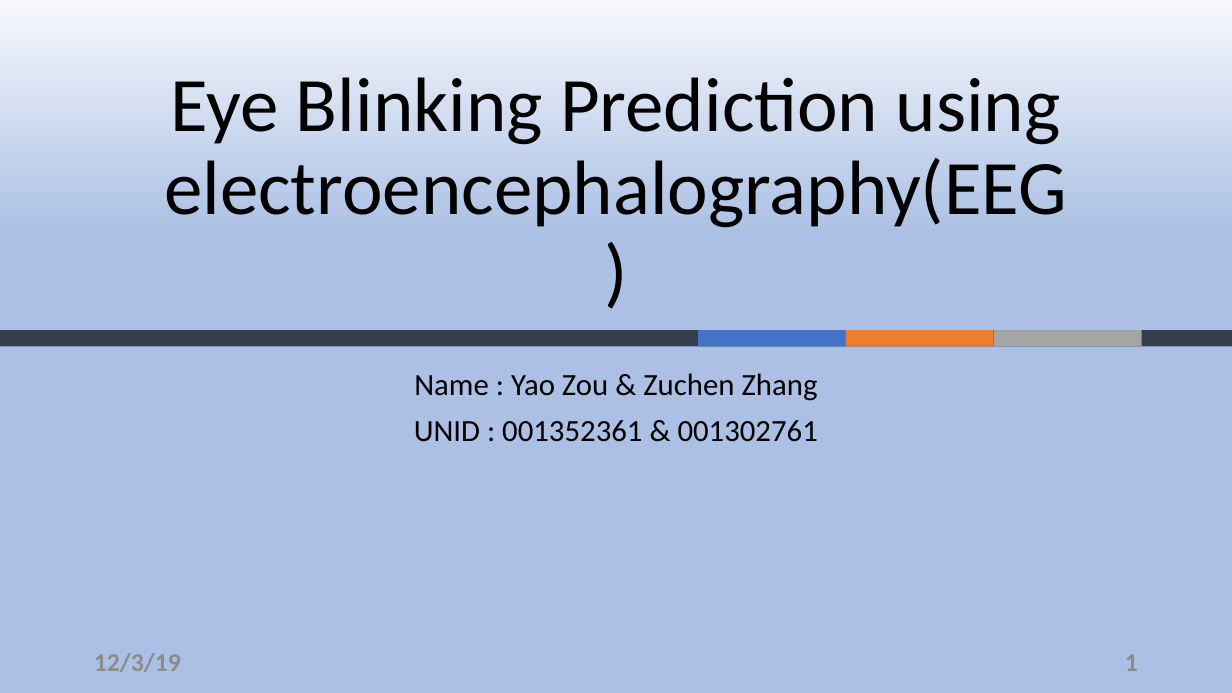
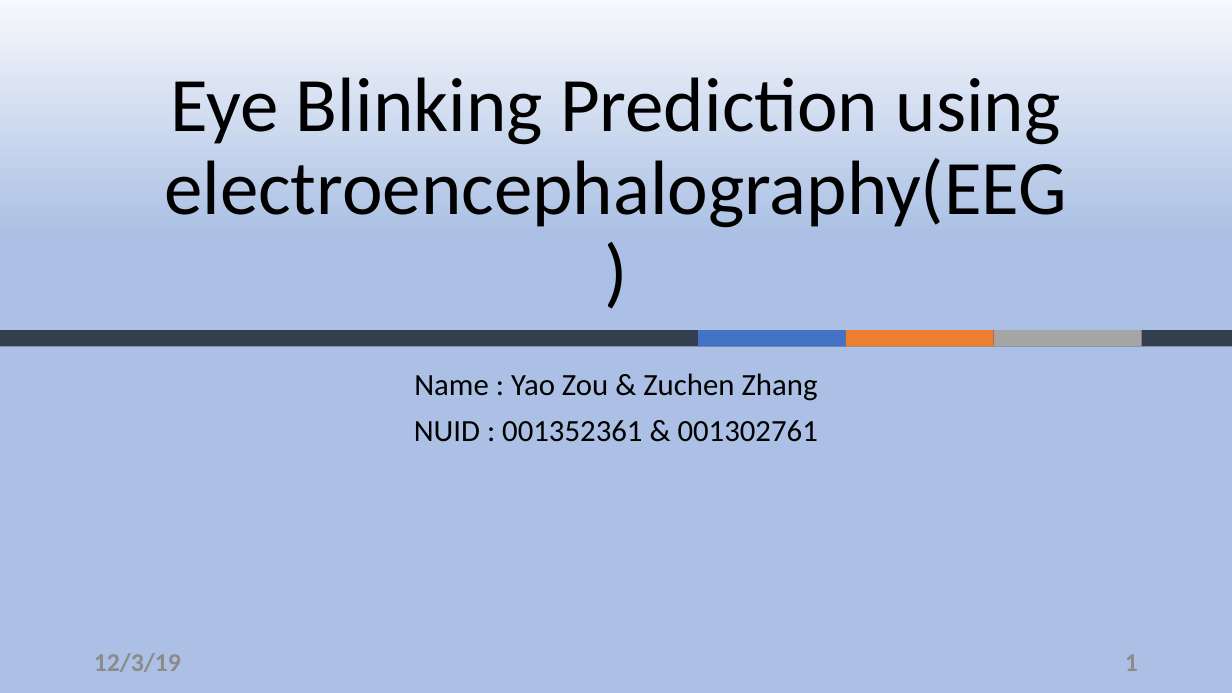
Before and after one commit to ZouYao0720/final-project-, a slide deck: slide 1 of final-presentation.pptx. Drawn at 1232x693 pixels with LibreOffice and Linux fonts; fonts in the diff are those of the drawing; background and template pictures are left out. Boxes give left, top, right and bottom in pixels: in the first picture for what was removed or moved away, otherwise in the second. Text is boxed around its words. In the diff, an @@ line names an element or a change of style, - is before the commit and + after.

```diff
--- a/final-presentation.pptx
+++ b/final-presentation.pptx
@@ subtitle at <box>414,420,818,442</box>: text changed @@
-UNID : 001352361 & 001302761
+NUID : 001352361 & 001302761
```
Also in this commit, not shown: 5 other slides changed.
